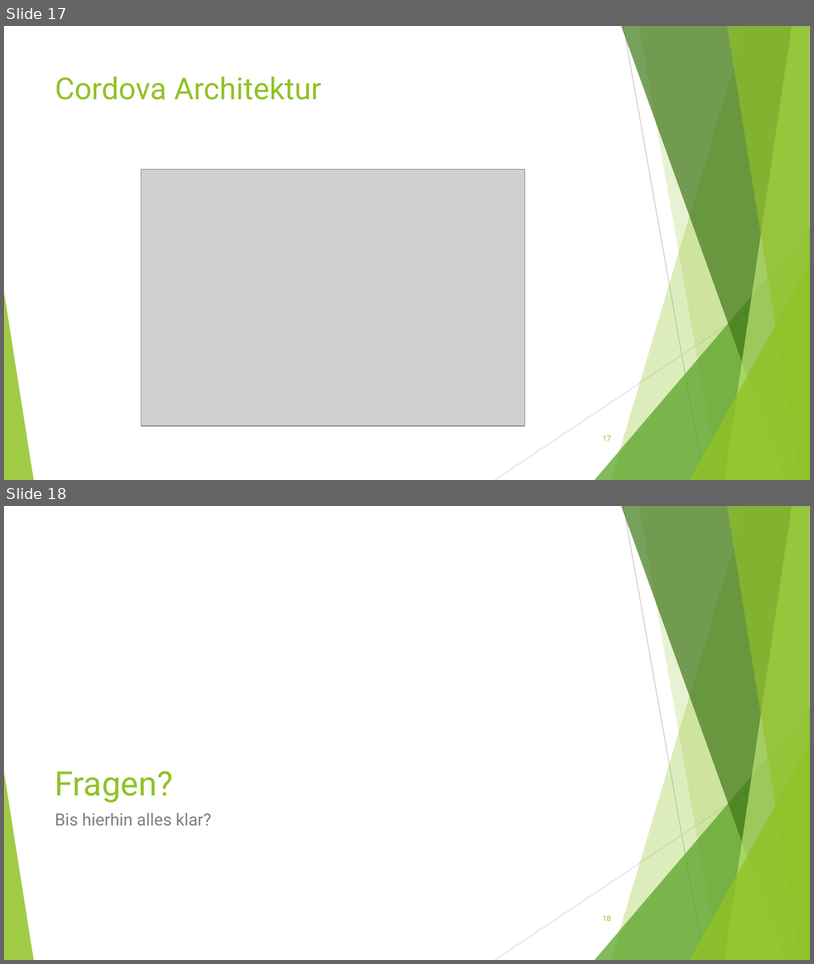
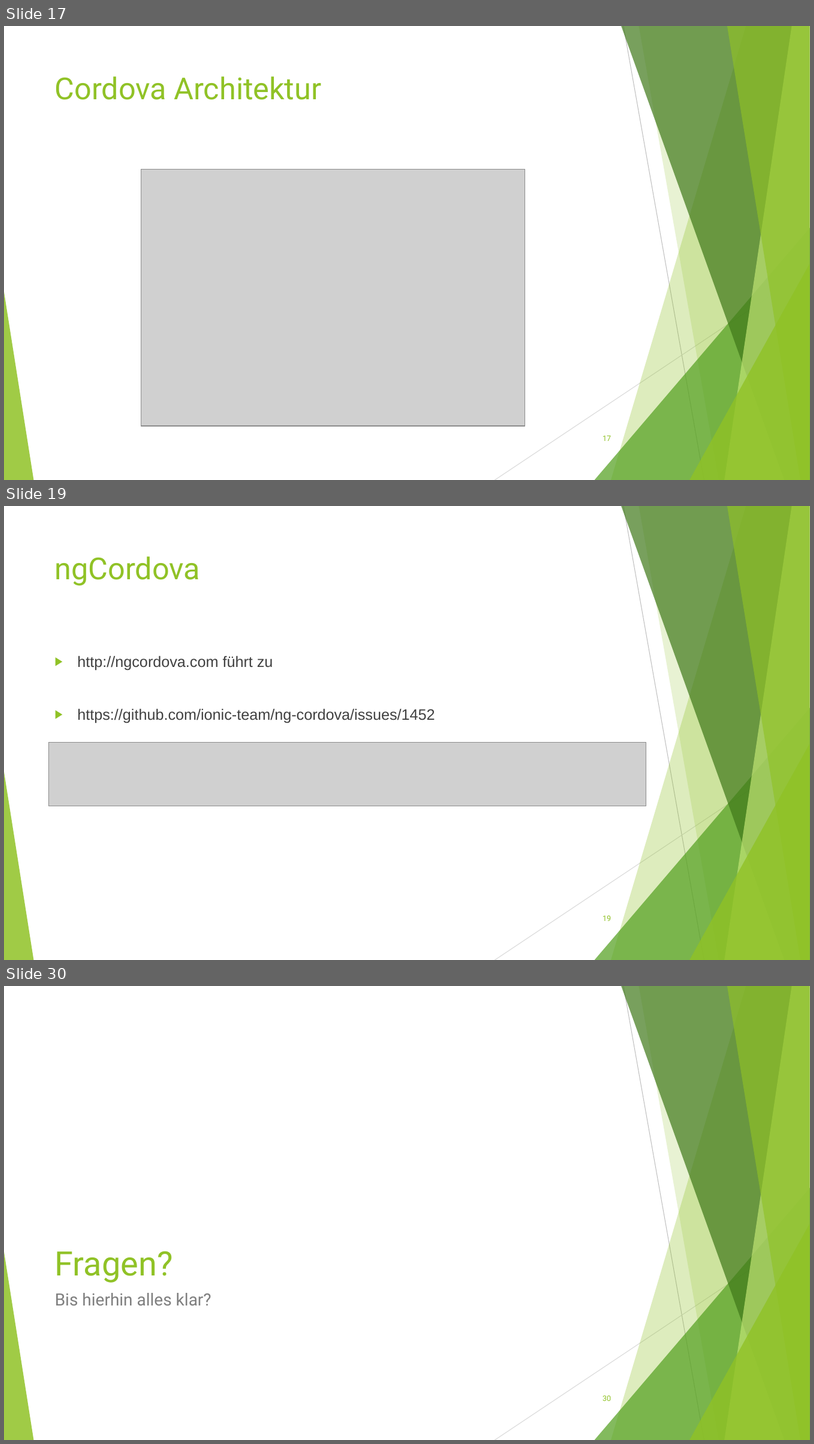
Before and after one commit to Ufo391/KSWE_DOKU, a slide deck: Vortrag/Mobile Anwendungsentwicklung.ppt. Shown one above the other, each under a label of ours: slides 17 and 18 before the commit, slides 17, 19 and 30 after it; the slides between them are not shown. The pictures are 814x964 and 814x1444 pixels, drawn with LibreOffice and Linux fonts; fonts in the diff are those of the drawing; grey boxes stand for pictures. Boxes give left, top, right and bottom in pixels: in the first picture for what was removed or moved away, otherwise in the second. Text is boxed around its words. In the diff, an @@ line names an element or a change of style, - is before the commit and + after.

Commit message:
Added Cordova chapter elements

```diff
--- a/Vortrag/Mobile Anwendungsentwicklung.ppt
+++ b/Vortrag/Mobile Anwendungsentwicklung.ppt
@@ slide 19 added at bbox=[4, 506, 810, 960], background #FFFFFF; not listed: 10 template elements that a slide beside it also shows @@
@@ title added at bbox=[55, 556, 200, 586], 36 pt, text #90C226 @@
+ngCordova
@@ text added at bbox=[77, 655, 435, 723], 18 pt, text #404040 @@
+▶ http://ngcordova.com führt zu
+▶ https://github.com/ionic-team/ng-cordova/issues/1452
@@ picture added at bbox=[49, 742, 646, 805] @@
@@ page number added at bbox=[603, 915, 611, 921], 9 pt, text #90C226 @@
+19
@@ what was slide 18 is now slide 30 @@
@@ page number at bbox=[603, 1395, 611, 1401]: text changed @@
-18
+30
```
Also in this commit, not shown: 11 other slides added, 1 other file.
